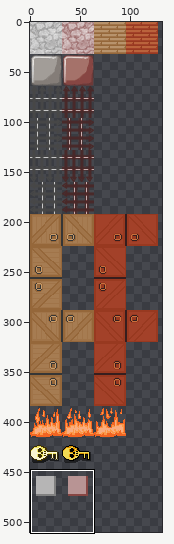
Sprite sheet -- images/sprite_sheet.png. The picture above shows the old version from afar; the outline marks the close-up.
Close-up. Before the commit:
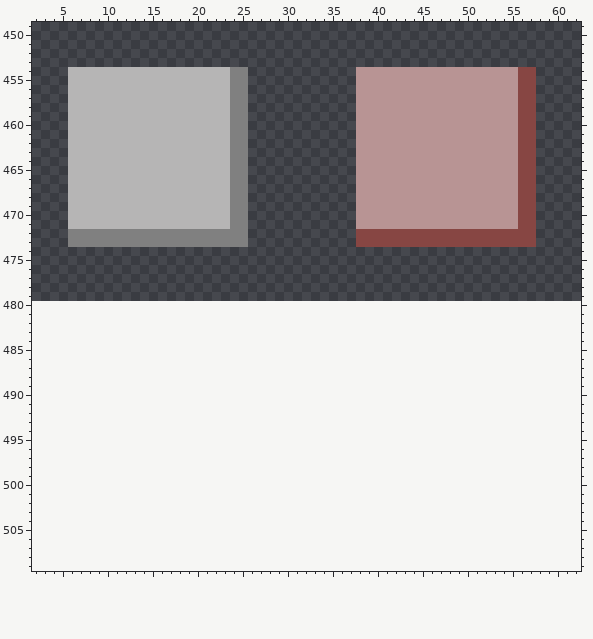
The file is 192x480 pixels. Pixels under 10% opacity are left out. Colours within 5 levels of each other are drawn and written as one. Shown: x 2..62, y 449..509. The old version is drawn lined up with the new one, on the new canvas. The wide view leaves out empty margins.
After:
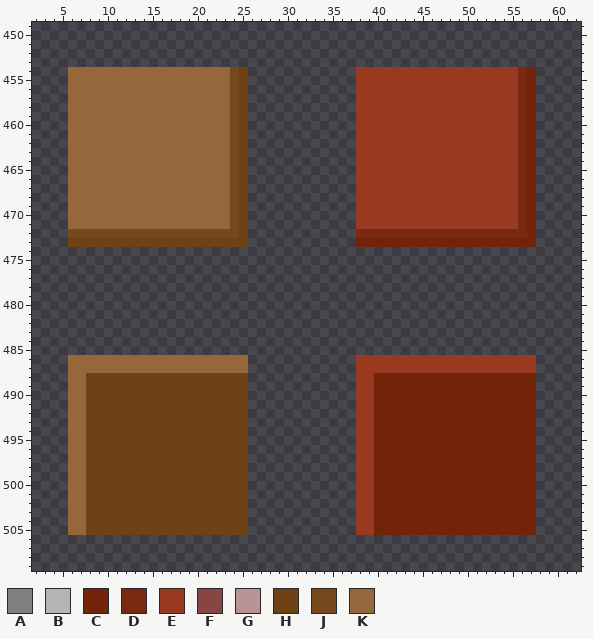
Palette (. is transparent): A #808080  B #b6b5b5  C #72240b  D #792910  E #983920  F #874643  G #b89494  H #6f4114  J #76491d  K #95673a
What changed:
canvas 192x480 -> 192x600
Colour C is added in rows 488 to 505 at x 40 to 57.
Colour C replaces colour F in rows 454 to 472 at x 57; in row 473 at x 38 to 57.
Colour D replaces colour F in rows 454 to 471 at x 56; in row 472 at x 38 to 56.
Colour E is added in rows 486 to 487 at x 38 to 57; in rows 488 to 505 at x 38 to 39.
Colour E replaces colour G in rows 454 to 471 at x 38 to 55.
Colour H is added in rows 488 to 505 at x 8 to 25.
Colour H replaces colour A in rows 454 to 472 at x 25; in row 473 at x 6 to 25.
Colour J replaces colour A in rows 454 to 471 at x 24; in row 472 at x 6 to 24.
Colour K is added in rows 486 to 487 at x 6 to 25; in rows 488 to 505 at x 6 to 7.
Colour K replaces colour B in rows 454 to 471 at x 6 to 23.
